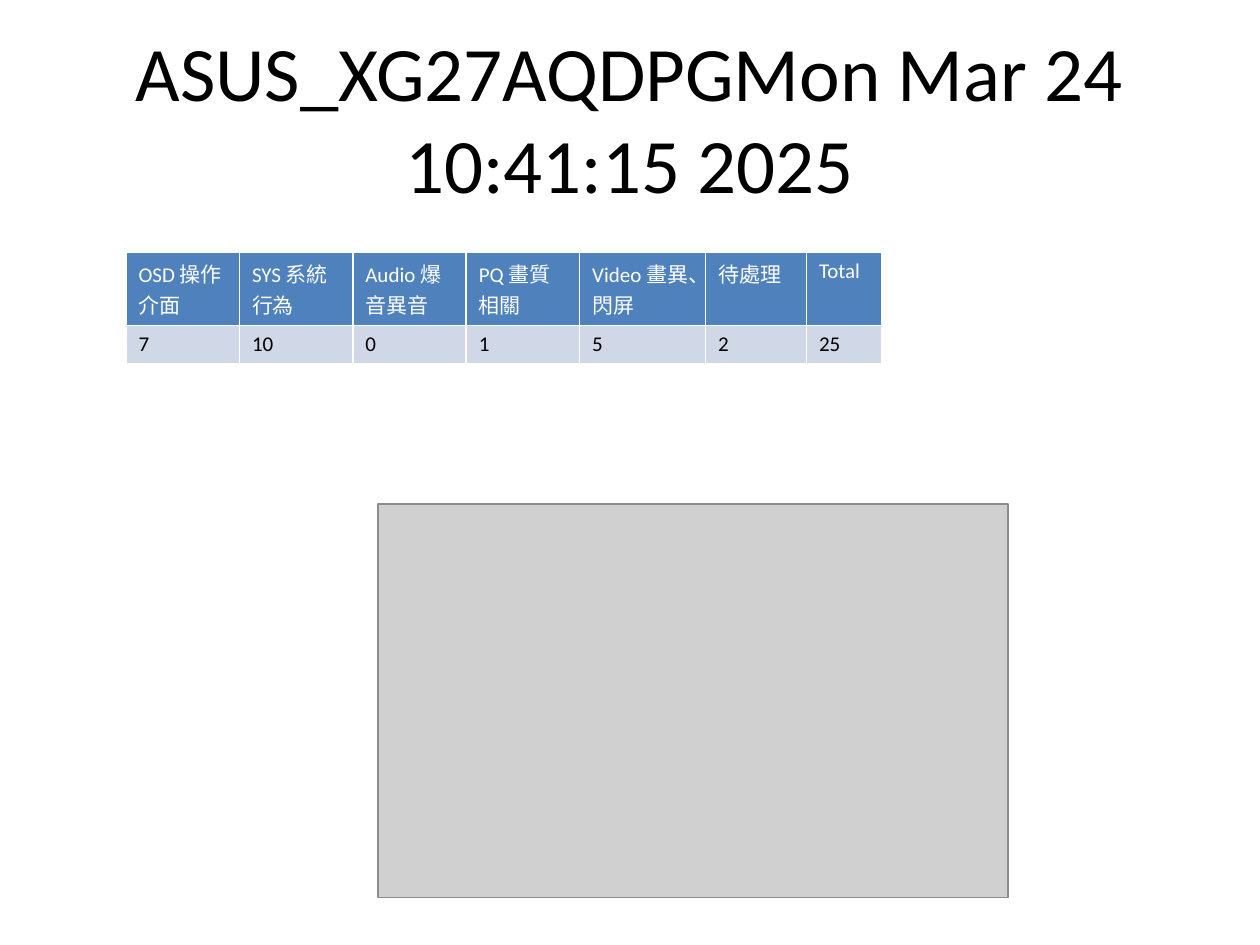
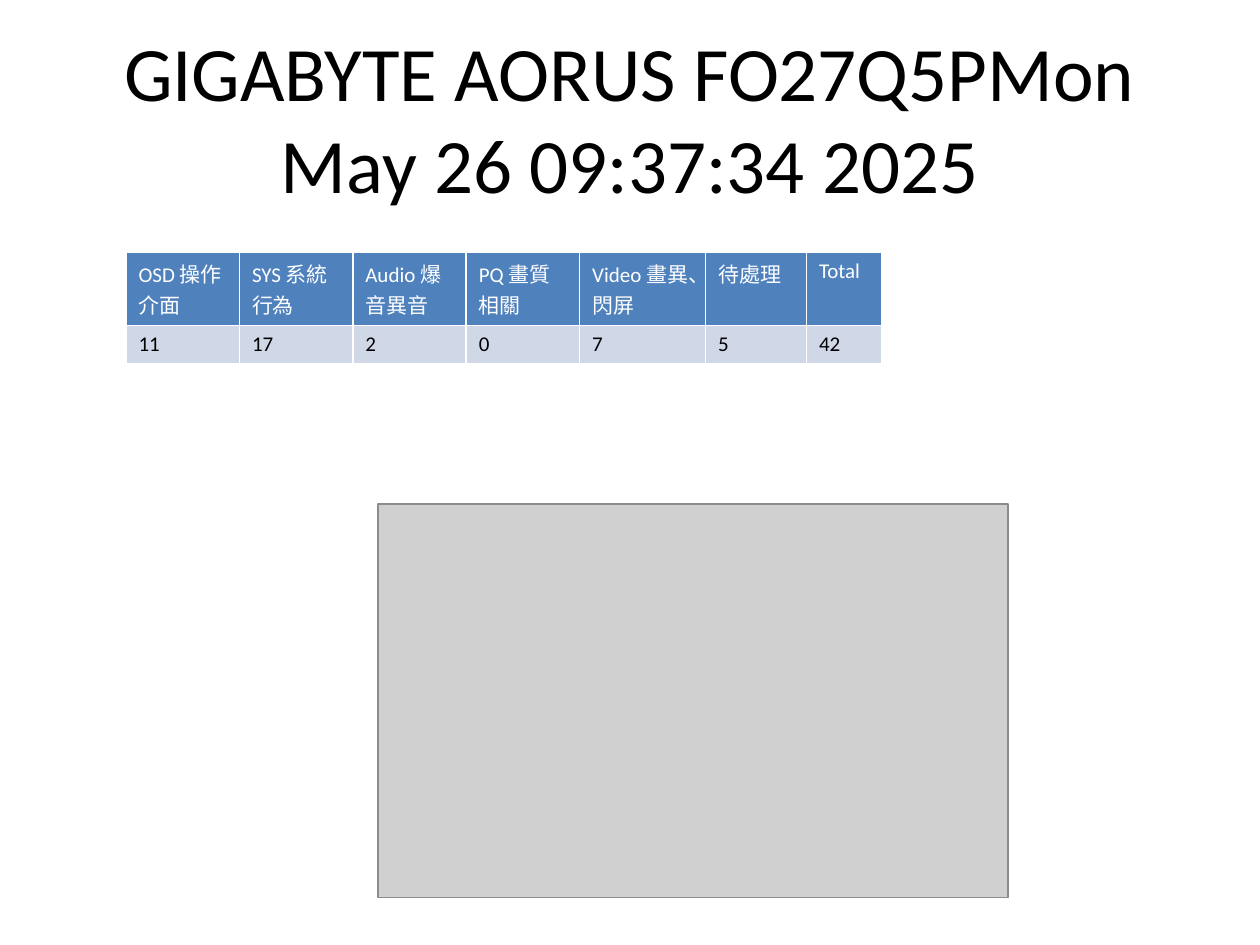
Before and after one commit to at-robert/Amt_work_platform, a slide deck: slide 1 of Jira/PPT/jira_npi.pptx (slide 3 before the commit). Drawn at 1260x945 pixels with LibreOffice and Linux fonts; fonts in the diff are those of the drawing; grey boxes stand for pictures. Boxes give left, top, right and bottom in pixels: in the first picture for what was removed or moved away, otherwise in the second. Text is boxed around its words. In the diff, an @@ line names an element or a change of style, - is before the commit and + after.

```diff
--- a/Jira/PPT/jira_npi.pptx
+++ b/Jira/PPT/jira_npi.pptx
@@ title at <box>124,51,1134,206</box>: text changed @@
-ASUS_XG27AQDPGMon Mar 24 10:41:15 2025
+GIGABYTE AORUS FO27Q5PMon May 26 09:37:34 2025
@@ table at <box>126,252,882,355</box> @@
-row 2: 7 | 10 | 0 | 1 | 5 | 2 | 25
+row 2: 11 | 17 | 2 | 0 | 7 | 5 | 42
```
Also in this commit, not shown: 1 other slide changed, 5 slides removed, 3 other files.
